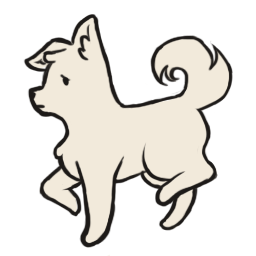
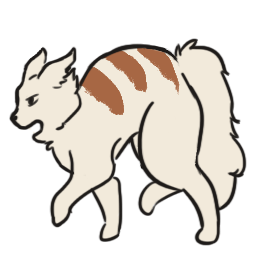
Layered file, before and after one edit (256px x 256px). Changes by layer:
added group "Cat Leg Lines" with 8 layers above "Cat Body Lines" over [25, 71, 236, 248]
added group "Cat Body Lines" with 8 layers above "Cat Teeth" over [9, 36, 247, 221]
added layer "Layer 63" (2nd of 2, in "Cat Body Lines") in group "Cat Body Lines" over [9, 39, 246, 213]
added layer "Layer 62" (2nd of 2, in "Cat Body Lines") in group "Cat Body Lines" over [9, 36, 247, 210]
added layer "Layer 61" (2nd of 2, in "Cat Body Lines") in group "Cat Body Lines" over [9, 38, 247, 212]
added layer "Layer 60" (2nd of 2, in "Cat Body Lines") in group "Cat Body Lines" over [9, 41, 246, 215]
added layer "Layer 59" (1st of 2, in "Cat Body Lines") in group "Cat Body Lines" over [9, 44, 246, 218]
added layer "Layer 58" in group "Cat Body Lines" over [9, 47, 246, 221]
added layer "Layer 57" in group "Cat Body Lines" over [9, 45, 246, 219]
added layer "Layer 49" in group "Cat Body Lines" over [9, 42, 246, 216]
renamed "Idle Frame" to "Stripes", showed it, opacity 7% → 100%, painted on it over [19, 14, 229, 247]
added group "Color" (1st of 2) with 8 layers above "Group 1" over [11, 38, 245, 246]
added layer "Layer 74" in group "Color" over [11, 41, 244, 243]
added layer "Layer 76" in group "Color" over [12, 38, 245, 246]
added layer "Layer 75" in group "Color" over [12, 40, 245, 244]
added layer "Layer 73" in group "Color" over [14, 44, 243, 242]
added layer "Layer 72" in group "Color" over [11, 47, 243, 237]
added layer "Layer 71" in group "Color" over [14, 50, 243, 233]
added layer "Layer 59" (2nd of 2, in "Color") in group "Color" over [14, 48, 243, 239]
added layer "Layer 70" in group "Color" over [14, 45, 243, 238]
added group "Group 1" with 47 layers above "Layer 0" over [9, 14, 247, 256]
moved "Lines" into group "Dog for ref" over [11, 14, 237, 248]
moved "Color" (2nd of 2, in "Group 1" › "Dog for ref") into group "Dog for ref" over [12, 15, 247, 256]
…and 12 more changes (12 added)
